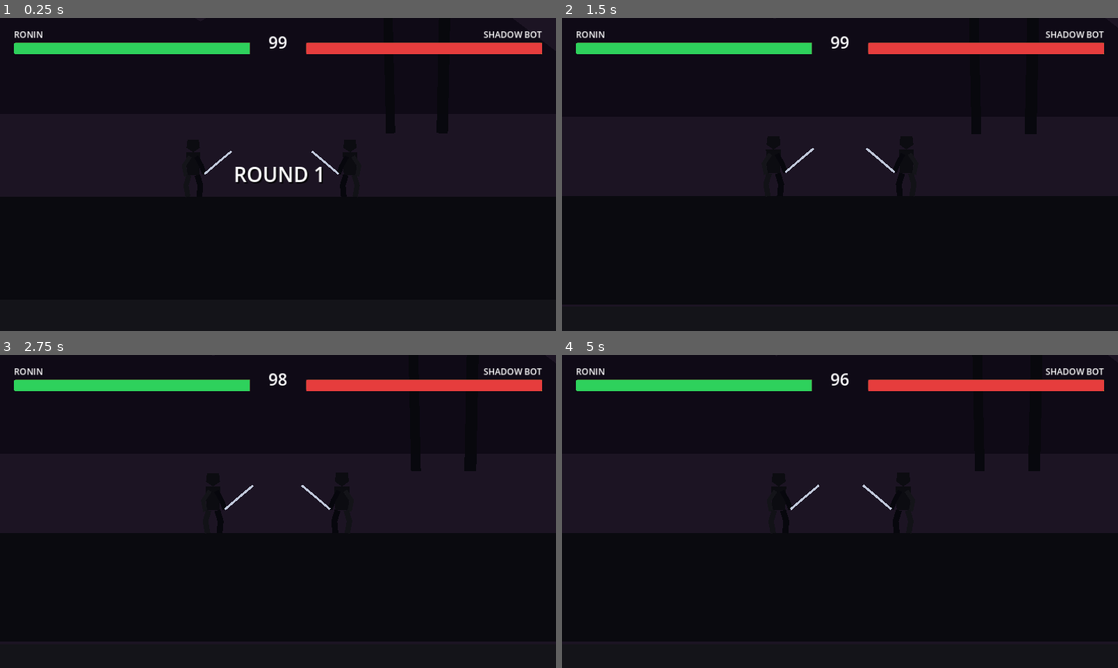
Above: before the commit, frames 1-4 (two rows, left to right).
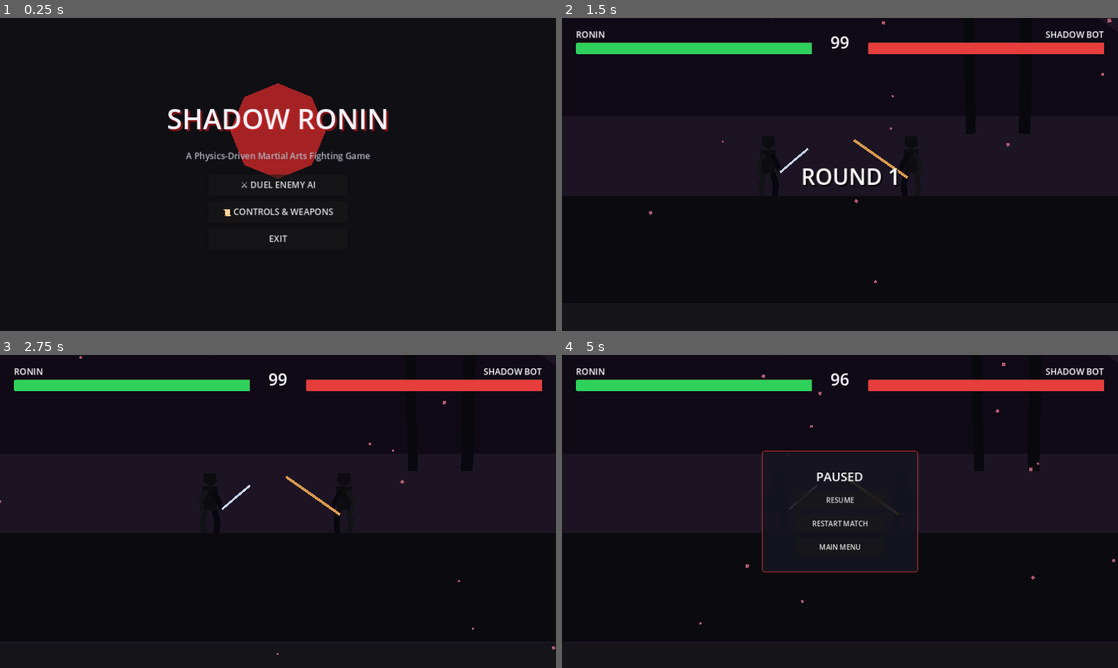
Above: after the commit, the same moments.

Repository: Mehtab404/ShadowFight
Game: Godot game, scene res://src/ui/MainMenu.tscn
Same seed, same stepped clock (60 frames per second), same inputs: the game is played once before the commit and once after it. Before the commit the project starts from res://src/arena/Arena.tscn.
Inputs (mouse positions are in pixels of both pictures, inside the frame that each line leads up to):
- Up to frame 1 (0.25 s): no input
- Up to frame 2 (1.5 s): click (840, 183) at 0.5 s, where only the run after the commit has a clickable "⚔️ DUEL ENEMY AI"; hold 1 from 1.28 s (still down)
- Up to frame 3 (2.75 s): tap 2 at 1.55, 2.1 s; release 1 at 2.03 s; tap 3 at 2.3 s
- Up to frame 4 (5 s): hold 3 2.78-3.53 s; tap 1 at 3.05, 3.6 s; tap 2 at 3.8 s; hold 2 from 4.28 s (still down); tap 3 at 4.55 s; tap Escape (ui_cancel) at 4.9 s

The runs differ from the first frame. In frame 1, 9.5% of the frame differs, in the area x 2-98%, y 4-72%; in frame 2, 0.8%; in frame 3, 0.3%; in frame 4, 1.1%.

Commit message:
feat(gameplay): implement 3 weapon systems, particle VFX, main menu, pause menu, and playable web prototype

Diff:
--- a/project.godot
+++ b/project.godot
@@ -14,7 +14,7 @@
 config/name="Shadow Ronin"
 config/description="2D physics-driven, silhouette-styled martial arts fighting game inspired by Shadow Fight 2"
 config/version="0.1.0"
-run/main_scene="res://src/arena/Arena.tscn"
+run/main_scene="res://src/ui/MainMenu.tscn"
 config/features=PackedStringArray("4.3", "Forward Plus")
 config/icon="res://icon.svg"
 
--- a/src/ai/AIFighter.gd
+++ b/src/ai/AIFighter.gd
@@ -21,6 +21,12 @@
 
 func _ready() -> void:
 	rng.randomize()
+	# Randomize AI weapon choice for variety
+	var choice = rng.randi_range(0, 2)
+	match choice:
+		0: equip_weapon(WeaponData.create_bare_hands())
+		1: equip_weapon(WeaponData.create_katana())
+		2: equip_weapon(WeaponData.create_naginata())
 	super._ready()
 
 func _physics_process(delta: float) -> void:
--- a/src/arena/Arena.tscn
+++ b/src/arena/Arena.tscn
@@ -5,6 +5,8 @@
 [ext_resource type="PackedScene" path="res://src/characters/AIFighter.tscn" id="3_ai_fighter"]
 [ext_resource type="Script" path="res://src/arena/CameraController.gd" id="4_camera_script"]
 [ext_resource type="PackedScene" path="res://src/ui/HUD.tscn" id="5_hud_scene"]
+[ext_resource type="PackedScene" path="res://src/ui/PauseMenu.tscn" id="5_pause_scene"]
+[ext_resource type="PackedScene" path="res://src/vfx/AtmosphericParticles.tscn" id="6_particles_scene"]
 
 [sub_resource type="RectangleShape2D" id="RectangleShape2D_floor"]
 size = Vector2(1600, 80)
@@ -107,3 +109,7 @@
 p2 = NodePath("../Fighters/AIFighter")
 
 [node name="HUD" parent="." instance=ExtResource("5_hud_scene")]
+
+[node name="PauseMenu" parent="." instance=ExtResource("5_pause_scene")]
+
+[node name="AtmosphericParticles" parent="." instance=ExtResource("6_particles_scene")]
--- a/src/characters/Fighter.gd
+++ b/src/characters/Fighter.gd
@@ -17,6 +17,7 @@
 var combo_count: int = 0
 var combo_timer: float = 0.0
 const COMBO_RESET_WINDOW: float = 1.2
+var current_weapon: WeaponData = null
 
 @onready var state_machine: StateMachine = $StateMachine
 @onready var visual_root: Node2D = $VisualRoot
@@ -24,12 +25,32 @@
 @onready var hurtbox_head: Hurtbox = $VisualRoot/HurtboxHead
 @onready var hurtbox_torso: Hurtbox = $VisualRoot/HurtboxTorso
 @onready var hurtbox_legs: Hurtbox = $VisualRoot/HurtboxLegs
+@onready var katana_blade: Line2D = $VisualRoot/KatanaBlade
+@onready var weapon_hitbox: Hitbox = $VisualRoot/WeaponHitbox
 
 func _ready() -> void:
 	health = max_health
+	if current_weapon == null:
+		equip_weapon(WeaponData.create_katana())
 	if state_machine != null:
 		state_machine.init(self)
 	health_changed.emit(health, max_health)
+
+func equip_weapon(weapon: WeaponData) -> void:
+	current_weapon = weapon
+	if katana_blade != null:
+		if weapon.weapon_type == WeaponData.WeaponType.BARE_HANDS:
+			katana_blade.visible = false
+		elif weapon.weapon_type == WeaponData.WeaponType.KATANA:
+			katana_blade.visible = true
+			katana_blade.points = PackedVector2Array([Vector2(0, 0), Vector2(28, -24), Vector2(52, -44)])
+			katana_blade.default_color = weapon.weapon_color
+			katana_blade.width = 4.0
+		elif weapon.weapon_type == WeaponData.WeaponType.NAGINATA:
+			katana_blade.visible = true
+			katana_blade.points = PackedVector2Array([Vector2(-15, 10), Vector2(35, -25), Vector2(85, -60)])
+			katana_blade.default_color = weapon.weapon_color
+			katana_blade.width = 5.0
 
 func _physics_process(delta: float) -> void:
 	if combo_count > 0:
@@ -125,6 +146,9 @@
 
 	HitstopManager.trigger_hitstop(hitbox.hitstop_frames, 6.0 if not hitbox.is_knockdown else 10.0)
 
+	if get_parent() != null:
+		HitSparks.spawn_at(get_parent(), global_position + Vector2(0, -50), true)
+
 	if health <= 0.0:
 		defeated.emit()
 		GameManager.on_fighter_defeated(self)
--- a/src/characters/PlayerFighter.gd
+++ b/src/characters/PlayerFighter.gd
@@ -36,6 +36,14 @@
 	return false
 
 func check_attack_inputs(airborne: bool = false) -> bool:
+	# Weapon Switch Hotkeys (1: Bare Hands, 2: Katana, 3: Naginata)
+	if Input.is_key_pressed(KEY_1):
+		equip_weapon(WeaponData.create_bare_hands())
+	elif Input.is_key_pressed(KEY_2):
+		equip_weapon(WeaponData.create_katana())
+	elif Input.is_key_pressed(KEY_3):
+		equip_weapon(WeaponData.create_naginata())
+
 	if airborne:
 		if Input.is_action_just_pressed(prefix + "kick"):
 			_start_attack({
@@ -53,45 +61,97 @@
 	var move = get_movement_input()
 	var forward_held = (move > 0 and facing_direction > 0) or (move < 0 and facing_direction < 0)
 	var up_held = Input.is_action_pressed(prefix + "jump")
-
-	# Up + Weapon: Katana Overhead Slash
-	if up_held and Input.is_action_just_pressed(prefix + "weapon"):
-		_start_attack({
-			"anim": "katana_overhead",
-			"hitbox_name": "WeaponHitbox",
-			"damage": 42.0,
-			"startup_f": 16, "active_f": 6, "recovery_f": 18,
-			"knockback": Vector2(240, -100),
-			"target_zone": DamageCalculator.HitZone.HEAD,
-			"is_knockdown": true
-		})
-		return true
-
-	# Forward + Weapon: Katana Thrust
-	if forward_held and Input.is_action_just_pressed(prefix + "weapon"):
-		_start_attack({
-			"anim": "katana_thrust",
-			"hitbox_name": "WeaponHitbox",
-			"damage": 30.0,
-			"startup_f": 13, "active_f": 4, "recovery_f": 16,
-			"knockback": Vector2(200, -50),
-			"target_zone": DamageCalculator.HitZone.TORSO,
-			"is_knockdown": false
-		})
-		return true
-
-	# Neutral Weapon: Katana Quick Draw
-	if Input.is_action_just_pressed(prefix + "weapon"):
-		_start_attack({
-			"anim": "katana_slash",
-			"hitbox_name": "WeaponHitbox",
-			"damage": 22.0,
-			"startup_f": 8, "active_f": 4, "recovery_f": 11,
-			"knockback": Vector2(160, -40),
-			"target_zone": DamageCalculator.HitZone.TORSO,
-			"is_knockdown": false
-		})
-		return true
+	var down_held = Input.is_action_pressed(prefix + "crouch")
+
+	# Weapon Moves depending on equipped weapon
+	if current_weapon != null and current_weapon.weapon_type == WeaponData.WeaponType.NAGINATA:
+		# Naginata Moves: Extended reach, sweeping attacks
+		if down_held and Input.is_action_just_pressed(prefix + "weapon"):
+			_start_attack({
+				"anim": "naginata_sweep",
+				"hitbox_name": "WeaponHitbox",
+				"damage": 32.0,
+				"startup_f": 14, "active_f": 6, "recovery_f": 20,
+				"knockback": Vector2(240, -110),
+				"target_zone": DamageCalculator.HitZone.LEGS,
+				"is_knockdown": true
+			})
+			return true
+		if forward_held and Input.is_action_just_pressed(prefix + "weapon"):
+			_start_attack({
+				"anim": "naginata_thrust",
+				"hitbox_name": "WeaponHitbox",
+				"damage": 35.0,
+				"startup_f": 15, "active_f": 5, "recovery_f": 19,
+				"knockback": Vector2(260, -60),
+				"target_zone": DamageCalculator.HitZone.TORSO,
+				"is_knockdown": false
+			})
+			return true
+		if Input.is_action_just_pressed(prefix + "weapon"):
+			_start_attack({
+				"anim": "naginata_spin",
+				"hitbox_name": "WeaponHitbox",
+				"damage": 26.0,
+				"startup_f": 11, "active_f": 5, "recovery_f": 14,
+				"knockback": Vector2(210, -50),
+				"target_zone": DamageCalculator.HitZone.HEAD,
+				"is_knockdown": false
+			})
+			return true
+	elif current_weapon != null and current_weapon.weapon_type == WeaponData.WeaponType.BARE_HANDS:
+		# Bare Hands Martial Arts: Rapid combo punches
+		if Input.is_action_just_pressed(prefix + "weapon") or Input.is_action_just_pressed(prefix + "punch"):
+			_start_attack({
+				"anim": "punch_straight",
+				"hitbox_name": "PunchHitbox",
+				"damage": 18.0 * current_weapon.base_damage_mult,
+				"startup_f": 5, "active_f": 3, "recovery_f": 7,
+				"knockback": Vector2(160, -40),
+				"target_zone": DamageCalculator.HitZone.HEAD,
+				"is_knockdown": false
+			})
+			return true
+	else:
+		# Katana Moves (Standard)
+		# Up + Weapon: Katana Overhead Slash
+		if up_held and Input.is_action_just_pressed(prefix + "weapon"):
+			_start_attack({
+				"anim": "katana_overhead",
+				"hitbox_name": "WeaponHitbox",
+				"damage": 42.0,
+				"startup_f": 16, "active_f": 6, "recovery_f": 18,
+				"knockback": Vector2(240, -100),
+				"target_zone": DamageCalculator.HitZone.HEAD,
+				"is_knockdown": true
+			})
+			return true
+
+		# Forward + Weapon: Katana Thrust
+		if forward_held and Input.is_action_just_pressed(prefix + "weapon"):
+			_start_attack({
+				"anim": "katana_thrust",
+				"hitbox_name": "WeaponHitbox",
+				"damage": 30.0,
+				"startup_f": 13, "active_f": 4, "recovery_f": 16,
+				"knockback": Vector2(200, -50),
+				"target_zone": DamageCalculator.HitZone.TORSO,
+				"is_knockdown": false
+			})
+			return true
+
+		# Neutral Weapon: Katana Quick Draw
+		if Input.is_action_just_pressed(prefix + "weapon"):
+			_start_attack({
+				"anim": "katana_slash",
+				"hitbox_name": "WeaponHitbox",
+				"damage": 22.0,
+				"startup_f": 8, "active_f": 4, "recovery_f": 11,
+				"knockback": Vector2(160, -40),
+				"target_zone": DamageCalculator.HitZone.TORSO,
+				"is_knockdown": false
+			})
+			return true
 
 	# Forward + Kick: Roundhouse Kick
 	if forward_held and Input.is_action_just_pressed(prefix + "kick"):
--- /dev/null
+++ b/src/combat/WeaponData.gd
@@ -0,0 +1,52 @@
+class_name WeaponData
+extends Resource
+
+## Data definition for weapons in Shadow Ronin
+## Covers Bare Hands, Katana, and Naginata with distinct ranges and frame data
+
+enum WeaponType {
+	BARE_HANDS,
+	KATANA,
+	NAGINATA
+}
+
+@export var weapon_type: WeaponType = WeaponType.KATANA
+@export var weapon_name: String = "Katana"
+@export var base_damage_mult: float = 1.0
+@export var reach: float = 120.0
+@export var speed_scale: float = 1.0
+@export var weapon_color: Color = Color(0.8, 0.82, 0.9, 1.0)
+@export var trail_color: Color = Color(0.9, 0.8, 0.3, 0.8)
+
+static func create_bare_hands() -> WeaponData:
+	var w = WeaponData.new()
+	w.weapon_type = WeaponType.BARE_HANDS
+	w.weapon_name = "Bare Hands"
+	w.base_damage_mult = 0.85
+	w.reach = 65.0
+	w.speed_scale = 1.25
+	w.weapon_color = Color(0.1, 0.1, 0.1, 0.0) # Hidden blade
+	w.trail_color = Color(0.9, 0.9, 1.0, 0.5)
+	return w
+
+static func create_katana() -> WeaponData:
+	var w = WeaponData.new()
+	w.weapon_type = WeaponType.KATANA
+	w.weapon_name = "Katana"
+	w.base_damage_mult = 1.15
+	w.reach = 110.0
+	w.speed_scale = 1.0
+	w.weapon_color = Color(0.78, 0.82, 0.9, 1.0)
+	w.trail_color = Color(0.95, 0.75, 0.25, 0.85)
+	return w
+
+static func create_naginata() -> WeaponData:
+	var w = WeaponData.new()
+	w.weapon_type = WeaponType.NAGINATA
+	w.weapon_name = "Naginata"
+	w.base_damage_mult = 1.35
+	w.reach = 165.0
+	w.speed_scale = 0.82
+	w.weapon_color = Color(0.85, 0.6, 0.3, 1.0)
+	w.trail_color = Color(0.9, 0.3, 0.2, 0.85)
+	return w
--- /dev/null
+++ b/src/ui/MainMenu.gd
@@ -0,0 +1,22 @@
+class_name MainMenu
+extends Control
+
+@onready var controls_panel: PanelContainer = $Margin/ControlsModal
+
+func _ready() -> void:
+	if controls_panel != null:
+		controls_panel.visible = false
+
+func _on_play_ai_pressed() -> void:
+	get_tree().change_scene_to_file("res://src/arena/Arena.tscn")
+
+func _on_controls_pressed() -> void:
+	if controls_panel != null:
+		controls_panel.visible = !controls_panel.visible
+
+func _on_close_controls_pressed() -> void:
+	if controls_panel != null:
+		controls_panel.visible = false
+
+func _on_quit_pressed() -> void:
+	get_tree().quit()
--- /dev/null
+++ b/src/ui/MainMenu.tscn
@@ -0,0 +1,145 @@
+[gd_scene load_steps=3 format=3 uid="uid://b00g7q9m3x5k1"]
+
+[ext_resource type="Script" path="res://src/ui/MainMenu.gd" id="1_menu_script"]
+
+[sub_resource type="StyleBoxFlat" id="StyleBoxFlat_panel"]
+bg_color = Color(0.08, 0.08, 0.12, 0.95)
+border_width_left = 2
+border_width_top = 2
+border_width_right = 2
+border_width_bottom = 2
+border_color = Color(0.85, 0.25, 0.25, 0.8)
+corner_radius_top_left = 8
+corner_radius_top_right = 8
+corner_radius_bottom_right = 8
+corner_radius_bottom_left = 8
+
+[node name="MainMenu" type="Control"]
+layout_mode = 3
+anchors_preset = 15
+anchor_right = 1.0
+anchor_bottom = 1.0
+grow_horizontal = 2
+grow_vertical = 2
+script = ExtResource("1_menu_script")
+
+[node name="Background" type="ColorRect" parent="."]
+layout_mode = 1
+anchors_preset = 15
+anchor_right = 1.0
+anchor_bottom = 1.0
+grow_horizontal = 2
+grow_vertical = 2
+color = Color(0.06, 0.06, 0.08, 1)
+
+[node name="MoonGraphic" type="Polygon2D" parent="."]
+position = Vector2(640, 260)
+color = Color(0.75, 0.15, 0.15, 0.85)
+polygon = PackedVector2Array(0, -110, 78, -78, 110, 0, 78, 78, 0, 110, -78, 78, -110, 0, -78, -78)
+
+[node name="Margin" type="MarginContainer" parent="."]
+layout_mode = 1
+anchors_preset = 15
+anchor_right = 1.0
+anchor_bottom = 1.0
+grow_horizontal = 2
+grow_vertical = 2
+theme_override_constants/margin_left = 64
+theme_override_constants/margin_top = 64
+theme_override_constants/margin_right = 64
+theme_override_constants/margin_bottom = 64
+
+[node name="VBox" type="VBoxContainer" parent="Margin"]
+layout_mode = 2
+theme_override_constants/separation = 28
+alignment = 1
+
+[node name="Title" type="Label" parent="Margin/VBox"]
+layout_mode = 2
+theme_override_colors/font_color = Color(0.95, 0.95, 0.98, 1)
+theme_override_colors/font_shadow_color = Color(0.8, 0.1, 0.1, 0.6)
+theme_override_constants/shadow_offset_x = 4
+theme_override_constants/shadow_offset_y = 4
+theme_override_font_sizes/font_size = 64
+text = "SHADOW RONIN"
+horizontal_alignment = 1
+
+[node name="Subtitle" type="Label" parent="Margin/VBox"]
+layout_mode = 2
+theme_override_colors/font_color = Color(0.7, 0.7, 0.75, 1)
+theme_override_font_sizes/font_size = 20
+text = "A Physics-Driven Martial Arts Fighting Game"
+horizontal_alignment = 1
+
+[node name="ButtonContainer" type="VBoxContainer" parent="Margin/VBox"]
+custom_minimum_size = Vector2(320, 0)
+layout_mode = 2
+size_flags_horizontal = 4
+theme_override_constants/separation = 14
+
+[node name="PlayBtn" type="Button" parent="Margin/VBox/ButtonContainer"]
+custom_minimum_size = Vector2(0, 48)
+layout_mode = 2
+theme_override_font_sizes/font_size = 20
+text = "⚔️ DUEL ENEMY AI"
+
+[node name="ControlsBtn" type="Button" parent="Margin/VBox/ButtonContainer"]
+custom_minimum_size = Vector2(0, 48)
+layout_mode = 2
+theme_override_font_sizes/font_size = 20
+text = "📜 CONTROLS & WEAPONS"
+
+[node name="QuitBtn" type="Button" parent="Margin/VBox/ButtonContainer"]
+custom_minimum_size = Vector2(0, 48)
+layout_mode = 2
+theme_override_font_sizes/font_size = 20
+text = "EXIT"
+
+[node name="ControlsModal" type="PanelContainer" parent="Margin"]
+visible = false
+custom_minimum_size = Vector2(560, 420)
+layout_mode = 2
+size_flags_horizontal = 4
+size_flags_vertical = 4
+theme_override_styles/panel = SubResource("StyleBoxFlat_panel")
+
+[node name="Margin" type="MarginContainer" parent="Margin/ControlsModal"]
+layout_mode = 2
+theme_override_constants/margin_left = 24
+theme_override_constants/margin_top = 24
+theme_override_constants/margin_right = 24
+theme_override_constants/margin_bottom = 24
+
+[node name="VBox" type="VBoxContainer" parent="Margin/ControlsModal/Margin"]
+layout_mode = 2
+theme_override_constants/separation = 12
+
+[node name="Title" type="Label" parent="Margin/ControlsModal/Margin/VBox"]
+layout_mode = 2
+theme_override_font_sizes/font_size = 24
+text = "MARTIAL ARTS CONTROLS"
+horizontal_alignment = 1
+
+[node name="Text" type="RichTextLabel" parent="Margin/ControlsModal/Margin/VBox"]
+layout_mode = 2
+size_flags_vertical = 3
+bbcode_enabled = true
+text = "[b]Movement:[/b] A / D (or Left / Right Arrow)
+[b]Jump:[/b] W (or Up Arrow)
+[b]Crouch / Sweep Stance:[/b] S (or Down Arrow)
+[b]Punch:[/b] J (Jab / Straight Punch)
+[b]Kick:[/b] K (Roundhouse / Low Shin / Sweep)
+[b]Weapon Slash:[/b] L (Katana / Naginata)
+[b]Block:[/b] I (or hold direction opposite to opponent)
+[b]Weapon Select:[/b] 1 (Bare Hands), 2 (Katana), 3 (Naginata)"
+
+[node name="CloseBtn" type="Button" parent="Margin/ControlsModal/Margin/VBox"]
+custom_minimum_size = Vector2(160, 38)
+layout_mode = 2
+size_flags_horizontal = 4
+text = "CLOSE"
+
+[connection signal="pressed" from="Margin/VBox/ButtonContainer/PlayBtn" to="." method="_on_play_ai_pressed"]
+[connection signal="pressed" from="Margin/VBox/ButtonContainer/ControlsBtn" to="." method="_on_controls_pressed"]
+[connection signal="pressed" from="Margin/VBox/ButtonContainer/QuitBtn" to="." method="_on_quit_pressed"]
+[connection signal="pressed" from="Margin/ControlsModal/Margin/VBox/CloseBtn" to="." method="_on_close_controls_pressed"]
--- /dev/null
+++ b/src/ui/PauseMenu.gd
@@ -0,0 +1,29 @@
+class_name PauseMenu
+extends CanvasLayer
+
+@onready var panel: Control = $Panel
+
+func _ready() -> void:
+	process_mode = Node.PROCESS_MODE_ALWAYS
+	panel.visible = false
+
+func _unhandled_input(event: InputEvent) -> void:
+	if event.is_action_pressed("ui_cancel"):
+		toggle_pause()
+
+func toggle_pause() -> void:
+	var paused = !get_tree().paused
+	get_tree().paused = paused
+	panel.visible = paused
+
+func _on_resume_pressed() -> void:
+	get_tree().paused = false
+	panel.visible = false
+
+func _on_restart_pressed() -> void:
+	get_tree().paused = false
+	get_tree().reload_current_scene()
+
+func _on_menu_pressed() -> void:
+	get_tree().paused = false
+	get_tree().change_scene_to_file("res://src/ui/MainMenu.tscn")
--- /dev/null
+++ b/src/ui/PauseMenu.tscn
@@ -0,0 +1,72 @@
+[gd_scene load_steps=3 format=3 uid="uid://cb5t9m8r2w1xq"]
+
+[ext_resource type="Script" path="res://src/ui/PauseMenu.gd" id="1_pause_script"]
+
+[sub_resource type="StyleBoxFlat" id="StyleBoxFlat_box"]
+bg_color = Color(0.08, 0.08, 0.12, 0.9)
+border_width_left = 2
+border_width_top = 2
+border_width_right = 2
+border_width_bottom = 2
+border_color = Color(0.8, 0.2, 0.2, 0.7)
+corner_radius_top_left = 6
+corner_radius_top_right = 6
+corner_radius_bottom_right = 6
+corner_radius_bottom_left = 6
+
+[node name="PauseMenu" type="CanvasLayer"]
+process_mode = 3
+layer = 10
+script = ExtResource("1_pause_script")
+
+[node name="Panel" type="Panel" parent="."]
+anchors_preset = 8
+anchor_left = 0.5
+anchor_top = 0.5
+anchor_right = 0.5
+anchor_bottom = 0.5
+offset_left = -180.0
+offset_top = -140.0
+offset_right = 180.0
+offset_bottom = 140.0
+grow_horizontal = 2
+grow_vertical = 2
+theme_override_styles/panel = SubResource("StyleBoxFlat_box")
+
+[node name="VBox" type="VBoxContainer" parent="Panel"]
+layout_mode = 1
+anchors_preset = 15
+anchor_right = 1.0
+anchor_bottom = 1.0
+grow_horizontal = 2
+grow_vertical = 2
+theme_override_constants/separation = 16
+alignment = 1
+
+[node name="Title" type="Label" parent="Panel/VBox"]
+layout_mode = 2
+theme_override_font_sizes/font_size = 28
+text = "PAUSED"
+horizontal_alignment = 1
+
+[node name="ResumeBtn" type="Button" parent="Panel/VBox"]
+custom_minimum_size = Vector2(200, 38)
+layout_mode = 2
+size_flags_horizontal = 4
+text = "RESUME"
+
+[node name="RestartBtn" type="Button" parent="Panel/VBox"]
+custom_minimum_size = Vector2(200, 38)
+layout_mode = 2
+size_flags_horizontal = 4
+text = "RESTART MATCH"
+
+[node name="MenuBtn" type="Button" parent="Panel/VBox"]
+custom_minimum_size = Vector2(200, 38)
+layout_mode = 2
+size_flags_horizontal = 4
+text = "MAIN MENU"
+
+[connection signal="pressed" from="Panel/VBox/ResumeBtn" to="." method="_on_resume_pressed"]
+[connection signal="pressed" from="Panel/VBox/RestartBtn" to="." method="_on_restart_pressed"]
+[connection signal="pressed" from="Panel/VBox/MenuBtn" to="." method="_on_menu_pressed"]
--- /dev/null
+++ b/src/vfx/AtmosphericParticles.tscn
@@ -0,0 +1,19 @@
+[gd_scene format=3 uid="uid://b1tq7m8w9y2xp"]
+
+[node name="AtmosphericParticles" type="CPUParticles2D"]
+position = Vector2(0, -450)
+amount = 45
+lifetime = 6.0
+preprocess = 3.0
+emission_shape = 3
+emission_rect_extents = Vector2(800, 30)
+direction = Vector2(0.8, 1.0)
+spread = 25.0
+gravity = Vector2(40, 60)
+initial_velocity_min = 60.0
+initial_velocity_max = 130.0
+angular_velocity_min = -60.0
+angular_velocity_max = 60.0
+scale_amount_min = 3.0
+scale_amount_max = 7.0
+color = Color(0.9, 0.45, 0.55, 0.75)
--- /dev/null
+++ b/src/vfx/HitSparks.gd
@@ -0,0 +1,18 @@
+class_name HitSparks
+extends CPUParticles2D
+
+func _ready() -> void:
+	emitting = true
+	one_shot = true
+	# Auto remove after completion
+	await get_tree().create_timer(lifetime + 0.1).timeout
+	queue_free()
+
+static func spawn_at(parent: Node, spawn_pos: Vector2, is_slash: bool = false) -> void:
+	var sparks = preload("res://src/vfx/HitSparks.tscn").instantiate()
+	sparks.global_position = spawn_pos
+	if is_slash:
+		sparks.color = Color(1.0, 0.95, 0.5, 1.0)
+		sparks.initial_velocity_min = 280.0
+		sparks.initial_velocity_max = 420.0
+	parent.add_child(sparks)
--- /dev/null
+++ b/src/vfx/HitSparks.tscn
@@ -0,0 +1,21 @@
+[gd_scene load_steps=2 format=3 uid="uid://c8x4v01u7p2qw"]
+
+[ext_resource type="Script" path="res://src/vfx/HitSparks.gd" id="1_sparks_script"]
+
+[node name="HitSparks" type="CPUParticles2D"]
+emitting = false
+amount = 22
+lifetime = 0.35
+one_shot = true
+explosiveness = 0.92
+lifetime_randomness = 0.3
+spread = 180.0
+gravity = Vector2(0, 350)
+initial_velocity_min = 180.0
+initial_velocity_max = 320.0
+angular_velocity_min = -180.0
+angular_velocity_max = 180.0
+scale_amount_min = 3.0
+scale_amount_max = 6.0
+color = Color(1, 0.82, 0.28, 1)
+script = ExtResource("1_sparks_script")
Not shown, added: package.json
